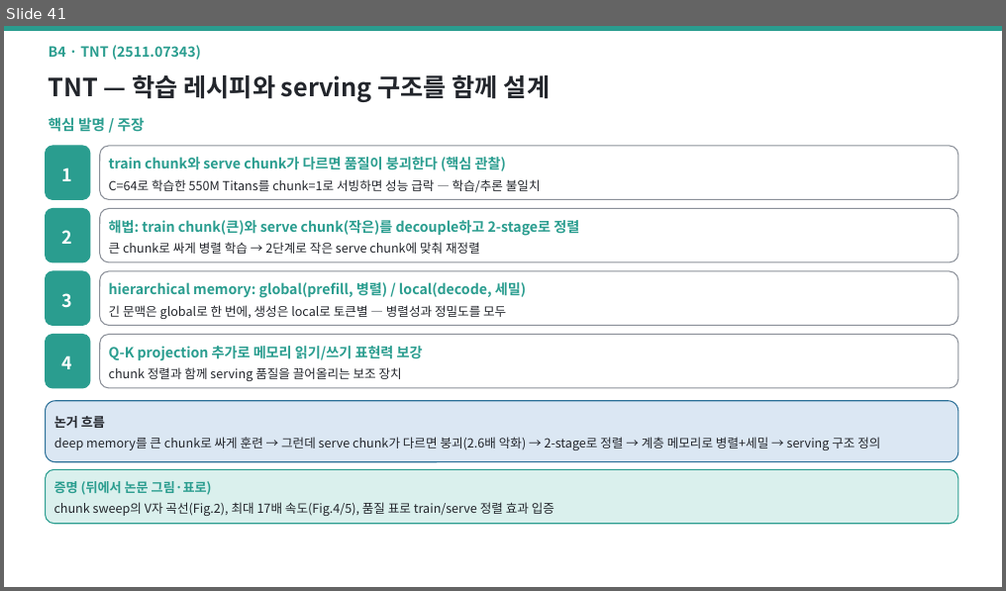
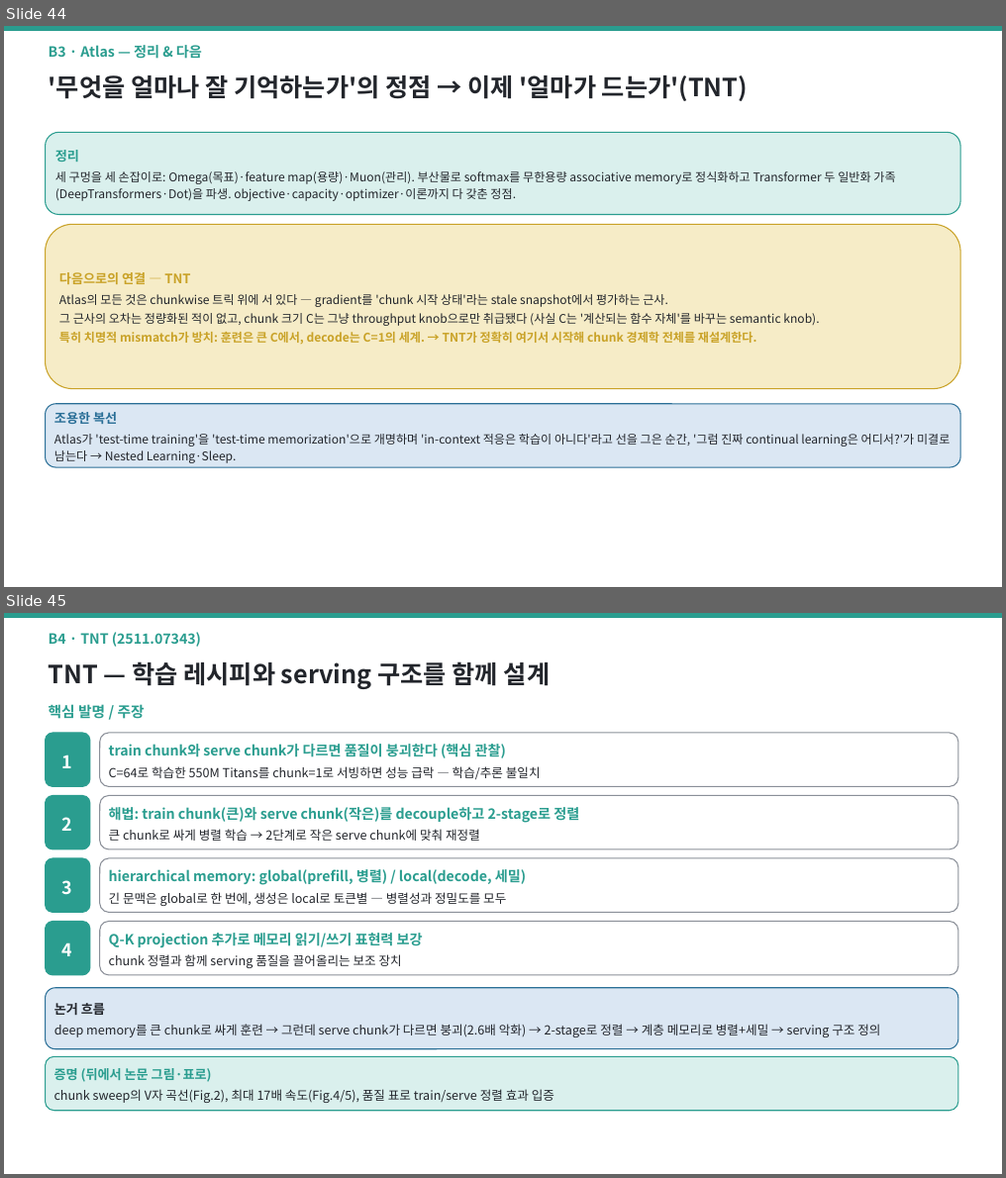
Before and after one commit to jimmylegendary/neural-memory-study, a slide deck: seminar/TTT-seminar.pptx. Shown one above the other, each under a label of ours: slide 41 before the commit, slides 44 and 45 after it. The pictures are 1006x591 and 1006x1178 pixels, drawn with LibreOffice and Linux fonts; fonts in the diff are those of the drawing. Boxes give left, top, right and bottom in pixels: in the first picture for what was removed or moved away, otherwise in the second. Text is boxed around its words. In the diff, an @@ line names an element or a change of style, - is before the commit and + after.

```diff
--- a/seminar/TTT-seminar.pptx
+++ b/seminar/TTT-seminar.pptx
@@ slide 44 added at (4, 26, 1002, 587), background #FFFFFF @@
@@ rectangle added at (4, 26, 1002, 31), fill #2A9D8F, outline #2A9D8F 1 pt @@
@@ text added at (49, 45, 202, 59), 13.5 pt, text #2A9D8F, bold @@
+B3 · Atlas — 정리 & 다음
@@ text added at (49, 76, 747, 101), 24 pt, text #22252B, bold @@
+'무엇을 얼마나 잘 기억하는가'의 정점 → 이제 '얼마가 드는가'(TNT)
@@ rounded rectangle added at (46, 132, 960, 215), fill #DAF0ED, outline #2A9D8F 1 pt, 11.5 pt, text #22252B @@
+정리
+세 구멍을 세 손잡이로: Omega(목표)·feature map(용량)·Muon(관리). 부산물로 softmax를 무한용량 associative memory로 정식화하고 Transformer 두 일반화 가족(DeepTransformers·Dot)을 파생. objective·capacity·optimizer·이론까지 다 갖춘 정점.
@@ rounded rectangle added at (46, 224, 960, 389), fill #F6ECC7, outline #C9A227 1 pt, 11.5 pt, text #22252B @@
+다음으로의 연결 — TNT
+Atlas의 모든 것은 chunkwise 트릭 위에 서 있다 — gradient를 'chunk 시작 상태'라는 stale snapshot에서 평가하는 근사.
+그 근사의 오차는 정량화된 적이 없고, chunk 크기 C는 그냥 throughput knob으로만 취급됐다 (사실 C는 '계산되는 함수 자체'를 바꾸는 semantic knob).
+특히 치명적 mismatch가 방치: 훈련은 큰 C에서, decode는 C=1의 세계. → TNT가 정확히 여기서 시작해 chunk 경제학 전체를 재설계한다.
@@ rounded rectangle added at (46, 404, 960, 468), fill #DBE7F3, outline #2A6F97 1 pt, 11.5 pt, text #22252B @@
+조용한 복선
+Atlas가 'test-time training'을 'test-time memorization'으로 개명하며 'in-context 적응은 학습이 아니다'라고 선을 그은 순간, '그럼 진짜 continual learning은 어디서?'가 미결로 남는다 → Nested Learning·Sleep.
@@ what was slide 41 is now slide 45 @@
```
Also in this commit, not shown: 5 other slides added, 2 slides removed, 1 other file.
